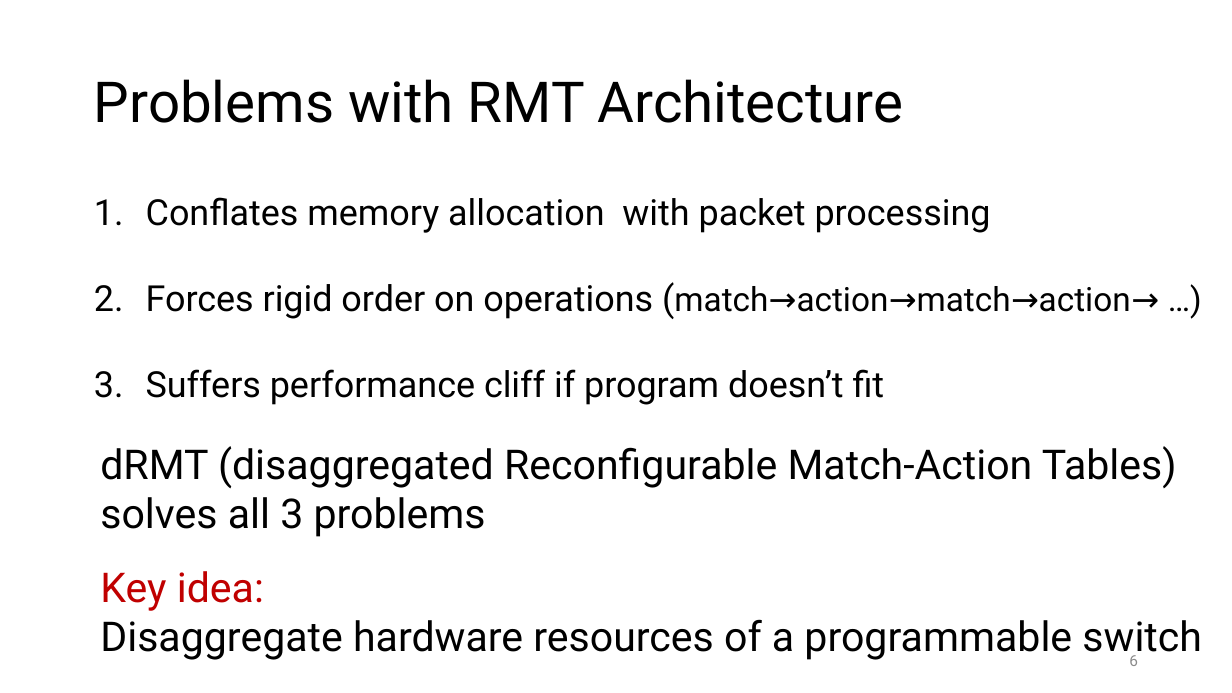
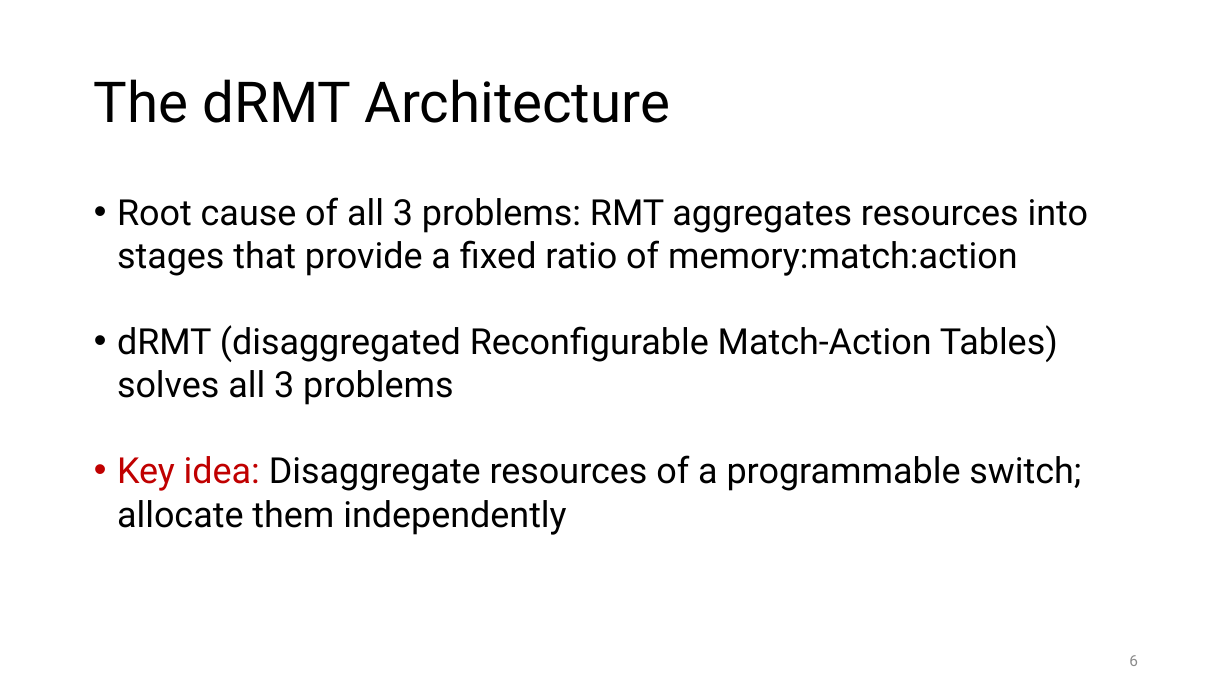
Before and after one commit to anirudhSK/drmt_talk, a slide deck: slide 6 of drmt_sigcomm.pptx. Drawn at 1232x693 pixels with LibreOffice and Linux fonts; fonts in the diff are those of the drawing. Boxes give left, top, right and bottom in pixels: in the first picture for what was removed or moved away, otherwise in the second. Text is boxed around its words. In the diff, an @@ line names an element or a change of style, - is before the commit and + after.

Commit message:
Add bar chart for area overhead, articulate key idea a bit more precisely

```diff
--- a/drmt_sigcomm.pptx
+++ b/drmt_sigcomm.pptx
@@ title at <box>94,79,670,123</box>: text changed @@
-Problems with RMT Architecture
+The dRMT Architecture
@@ text added at <box>117,197,1088,535</box>, 28 pt, text #000000 @@
+• Root cause of all 3 problems: RMT aggregates resources into stages that provide a fixed ratio of memory:match:action
+• dRMT (disaggregated Reconfigurable Match-Action Tables) solves all 3 problems
+• Key idea: Disaggregate resources of a programmable switch; allocate them independently
@@ text removed at <box>146,197,1131,405</box> @@
-1. Conflates memory allocation with packet processing
-2. Forces rigid order on operations (match→action→match→action→ …)
-3. Suffers performance cliff if program doesn’t fit
@@ text removed at <box>100,446,1202,662</box> @@
-dRMT (disaggregated Reconfigurable Match-Action Tables) solves all 3 problems
-Key idea:
-Disaggregate hardware resources of a programmable switch
```
Also in this commit, not shown: 7 other slides changed.
